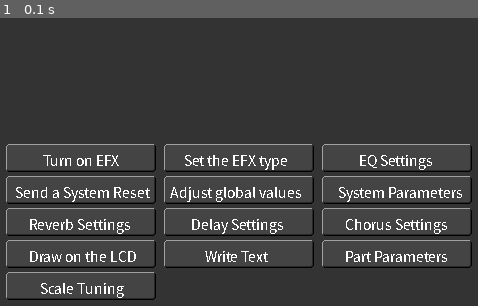
Above: before the commit, frame 1.
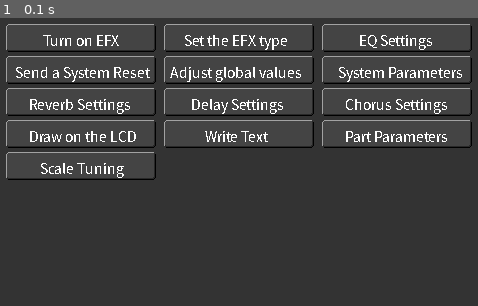
Above: after the commit, the same moment.

Repository: FlashlightET/SC-88-Pro-Toolkit
Game: pygame game, started from pygame_test.py
Same seed, same stepped clock (60 frames per second), same inputs: the game is played once before the commit and once after it.
Inputs:
- Up to frame 1 (0.1 s): no input

The runs differ from the first frame. In frame 1, 13% of the frame differs, in the area x 1-99%, y 2-98%.

Commit message:
Add files via upload

Diff:
--- a/pygame_test.py
+++ b/pygame_test.py
@@ -3,7 +3,11 @@
 import random
 # pygame setup
 pygame.init()
-screen = pygame.display.set_mode((640, 480))
+
+awesomeWindowWidth=640
+awesomeWindowHeight=480
+
+screen = pygame.display.set_mode((awesomeWindowWidth, awesomeWindowHeight))
 clock = pygame.time.Clock()
 running = True
 
@@ -43,6 +47,8 @@
             textSize+=14
     screen.blit(img, (x+(width/2)-(textSize/2)+1, y+5))
     return False
+
+screener='mainmenu'
 while running:
 
     # poll for events
@@ -55,17 +61,18 @@
     screen.fill("#333333")
 
     # RENDER YOUR GAME HERE
-    buttoncolumns=3
-    buttonwidth=150
-    buttonpaddingx=8
-    buttonpaddingy=4
-    totalbuttonwidth=(buttonwidth+buttonpaddingx)*buttoncolumns
-    totalbuttonheight=(28+buttonpaddingy)*math.ceil(len(buttons)/buttoncolumns)
-    buttongroupx=320-(totalbuttonwidth/2)
-    buttongroupy=240-(totalbuttonheight/2)
+    if screener=='mainmenu':
+        buttoncolumns=3
+        buttonwidth=150
+        buttonpaddingx=8
+        buttonpaddingy=4
+        totalbuttonwidth=(buttonwidth+buttonpaddingx)*buttoncolumns
+        totalbuttonheight=(28+buttonpaddingy)*math.ceil(len(buttons)/buttoncolumns)
+        buttongroupx=(awesomeWindowWidth/2)-(totalbuttonwidth/2)
+        buttongroupy=(awesomeWindowHeight/4)-(totalbuttonheight/2)
 
-    for i in range(len(buttons)):
-        buttonclicked=renderButton(buttongroupx+((buttonwidth+buttonpaddingx)*(i%buttoncolumns)),buttongroupy+((28+buttonpaddingy)*math.floor(i/buttoncolumns)),buttonwidth,buttons[i])
+        for i in range(len(buttons)):
+            buttonclicked=renderButton(buttongroupx+((buttonwidth+buttonpaddingx)*(i%buttoncolumns)),buttongroupy+((28+buttonpaddingy)*math.floor(i/buttoncolumns)),buttonwidth,buttons[i])
 
     # flip() the display to put your work on screen
     pygame.display.flip()
